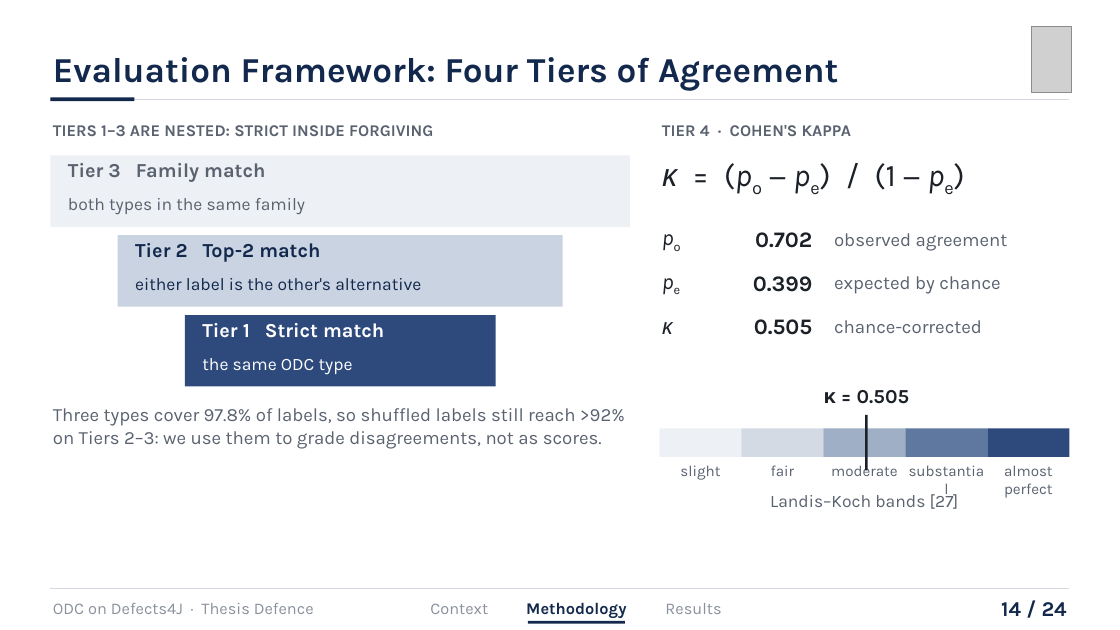
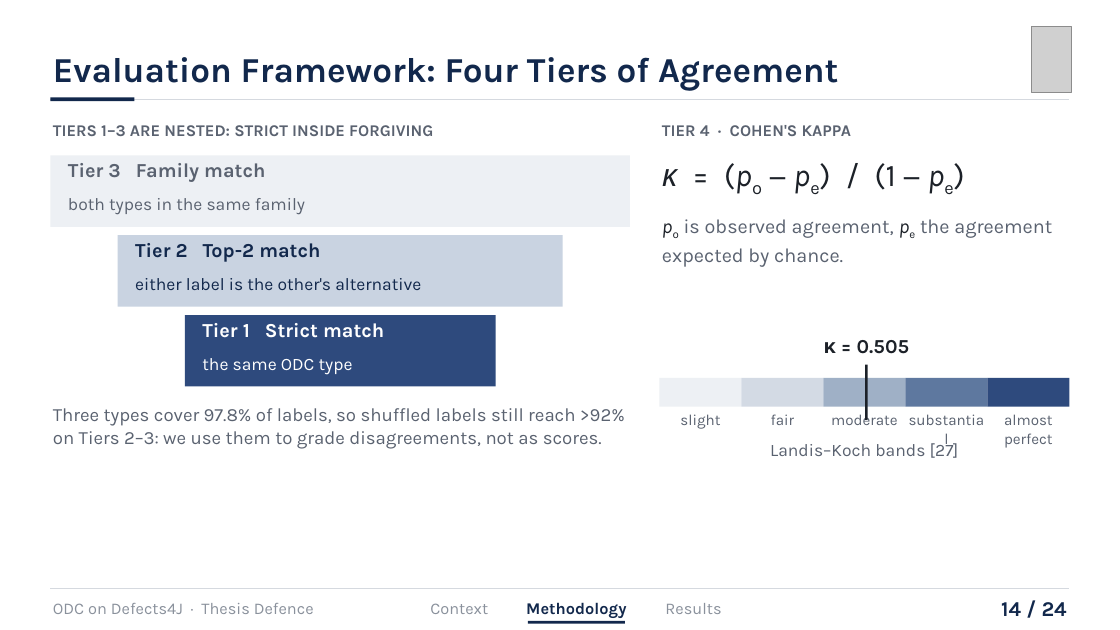
Before and after one commit to hasin023/d4j_odc_implementation, a slide deck: slide 14 of iut_submissions/presentation/Defence/SWE_Orthogonal Defect Classification on Defects4J Using an LLM-Driven Scientific Approach_presentation.pptx. Drawn at 1120x630 pixels with LibreOffice and Linux fonts; fonts in the diff are those of the drawing; grey boxes stand for pictures. Boxes give left, top, right and bottom in pixels: in the first picture for what was removed or moved away, otherwise in the second. Text is boxed around its words. In the diff, an @@ line names an element or a change of style, - is before the commit and + after.

```diff
--- a/iut_submissions/presentation/Defence/SWE_Orthogonal Defect Classification on Defects4J Using an LLM-Driven Scientific Approach_presentation.pptx
+++ b/iut_submissions/presentation/Defence/SWE_Orthogonal Defect Classification on Defects4J Using an LLM-Driven Scientific Approach_presentation.pptx
@@ text "po is observed agreement, pe ..." at (662,219,1052,267): vertical alignment middle to top @@
@@ text at (662,219,1052,267): text changed; size 19 to 17 pt; text colour #1C2128 to #5A6270; italic off @@
-po
+po is observed agreement, pe the agreement expected by chance.
@@ text removed at (755,232,812,248) @@
-0.702
@@ text removed at (834,233,1008,251) @@
-observed agreement
@@ text removed at (660,262,718,302) @@
-pe
@@ text removed at (753,276,812,292) @@
-0.399
@@ text removed at (834,276,1000,294) @@
-expected by chance
@@ text removed at (662,322,673,334) @@
-κ
@@ text removed at (754,319,812,335) @@
-0.505
@@ text removed at (834,320,982,333) @@
-chance-corrected
@@ 7 texts, 6 rectangles: place and size @@
-7 texts, 6 rectangles at (660,390,1070,509)
+7 texts, 6 rectangles at (660,340,1070,458)
```
Also in this commit, not shown: 7 other slides changed, 3 other files.
